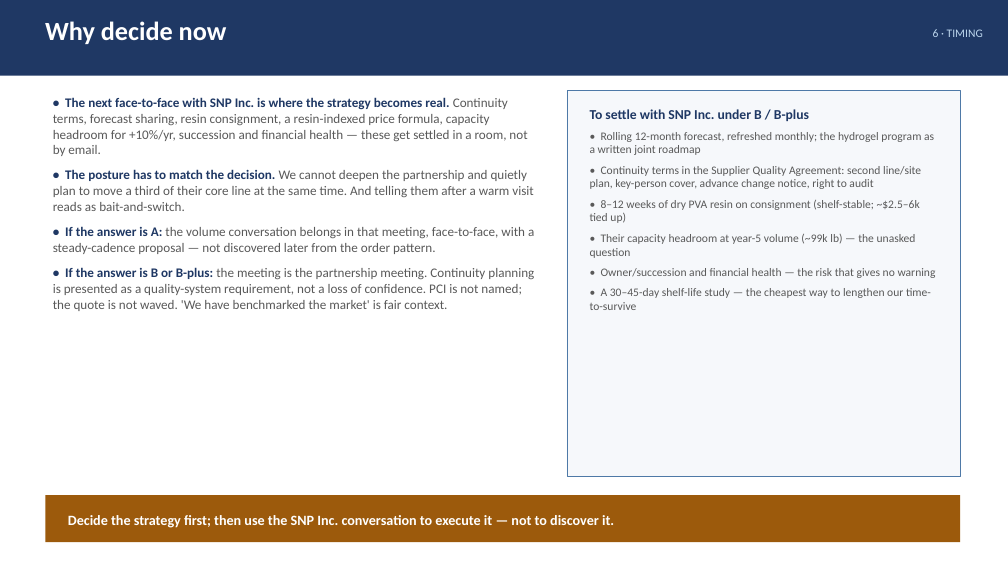
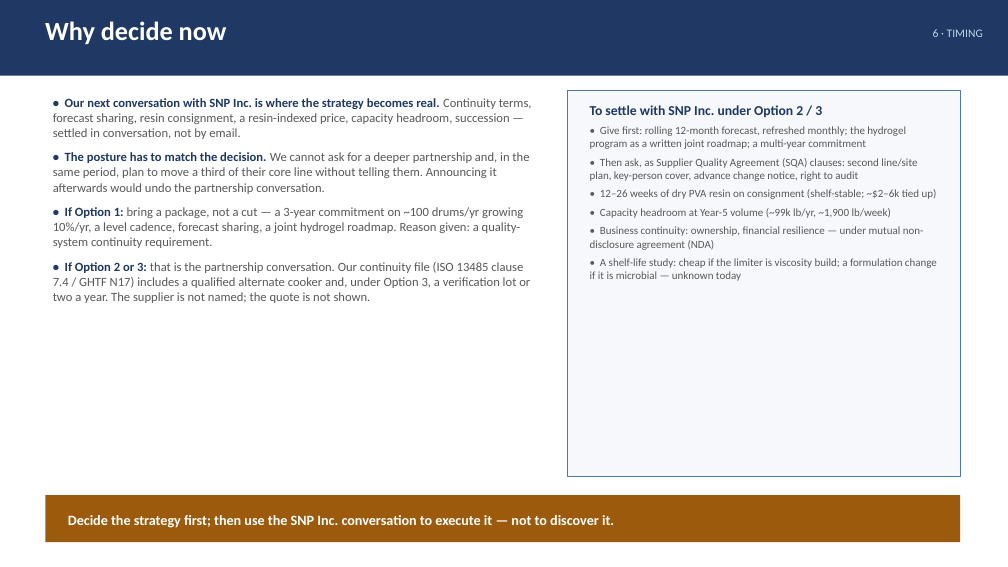
Before and after one commit to naviero1/Claude-Works, a slide deck: slide 10 of PVA second supplier initiative/PVA_Second_Supplier_Leadership_Deck.pptx. Drawn at 1008x567 pixels with LibreOffice and Linux fonts; fonts in the diff are those of the drawing. Boxes give left, top, right and bottom in pixels: in the first picture for what was removed or moved away, otherwise in the second. Text is boxed around its words. In the diff, an @@ line names an element or a change of style, - is before the commit and + after.

```diff
--- a/PVA second supplier initiative/PVA_Second_Supplier_Leadership_Deck.pptx
+++ b/PVA second supplier initiative/PVA_Second_Supplier_Leadership_Deck.pptx
@@ text at (x1=53, y1=98, x2=532, y2=303): text changed; size 12.5 to 12 pt @@
-• The next face-to-face with SNP Inc. is where the strategy becomes real. Continuity terms, forecast sharing, resin consignment, a resin-indexed price formula, capacity headroom for +10%/yr, succession and financial health — these get settled in a room, not by email.
-• The posture has to match the decision. We cannot deepen the partnership and quietly plan to move a third of their core line at the same time. And telling them after a warm visit reads as bait-and-switch.
-• If the answer is A: the volume conversation belongs in that meeting, face-to-face, with a steady-cadence proposal — not discovered later from the order pattern.
-• If the answer is B or B-plus: the meeting is the partnership meeting. Continuity planning is presented as a quality-system requirement, not a loss of confidence. PCI is not named; the quote is not waved. 'We have benchmarked the market' is fair context.
+• Our next conversation with SNP Inc. is where the strategy becomes real. Continuity terms, forecast sharing, resin consignment, a resin-indexed price, capacity headroom, succession — settled in conversation, not by email.
+• The posture has to match the decision. We cannot ask for a deeper partnership and, in the same period, plan to move a third of their core line without telling them. Announcing it afterwards would undo the partnership conversation.
+• If Option 1: bring a package, not a cut — a 3-year commitment on ~100 drums/yr growing 10%/yr, a level cadence, forecast sharing, a joint hydrogel roadmap. Reason given: a quality-system continuity requirement.
+• If Option 2 or 3: that is the partnership conversation. Our continuity file (ISO 13485 clause 7.4 / GHTF N17) includes a qualified alternate cooker and, under Option 3, a verification lot or two a year. The supplier is not named; the quote is not shown.
@@ text at (x1=590, y1=105, x2=937, y2=281): text changed; size 11 to 10.5 pt @@
-To settle with SNP Inc. under B / B-plus
-• Rolling 12-month forecast, refreshed monthly; the hydrogel program as a written joint roadmap
-• Continuity terms in the Supplier Quality Agreement: second line/site plan, key-person cover, advance change notice, right to audit
-• 8–12 weeks of dry PVA resin on consignment (shelf-stable; ~$2.5–6k tied up)
-• Their capacity headroom at year-5 volume (~99k lb) — the unasked question
-• Owner/succession and financial health — the risk that gives no warning
-• A 30–45-day shelf-life study — the cheapest way to lengthen our time-to-survive
+To settle with SNP Inc. under Option 2 / 3
+• Give first: rolling 12-month forecast, refreshed monthly; the hydrogel program as a written joint roadmap; a multi-year commitment
+• Then ask, as Supplier Quality Agreement (SQA) clauses: second line/site plan, key-person cover, advance change notice, right to audit
+• 12–26 weeks of dry PVA resin on consignment (shelf-stable; ~$2–6k tied up)
+• Capacity headroom at Year-5 volume (~99k lb/yr, ~1,900 lb/week)
+• Business continuity: ownership, financial resilience — under mutual non-disclosure agreement (NDA)
+• A shelf-life study: cheap if the limiter is viscosity build; a formulation change if it is microbial — unknown today
```
Also in this commit, not shown: 10 other slides changed, 11 other files.
